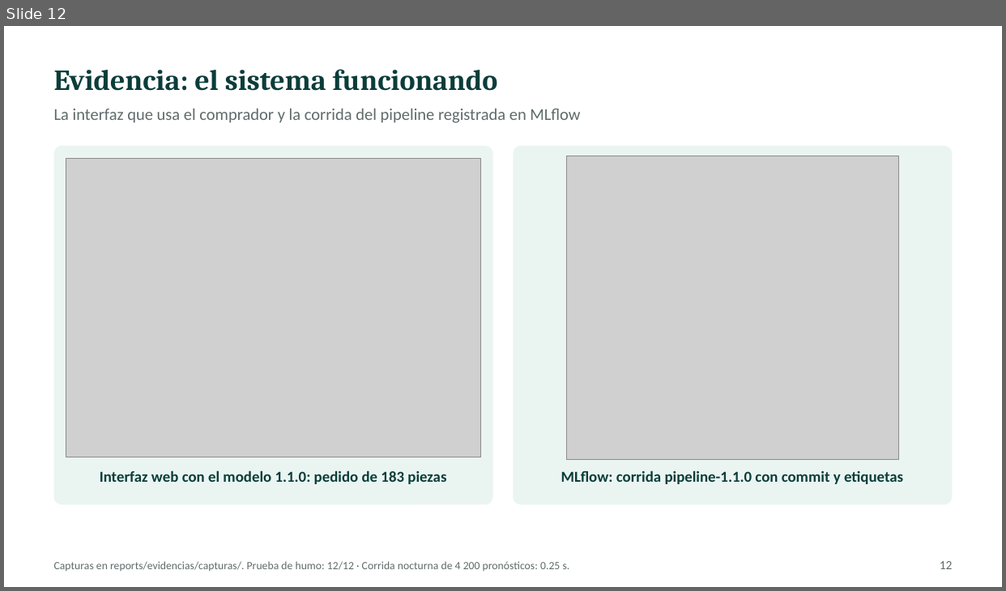
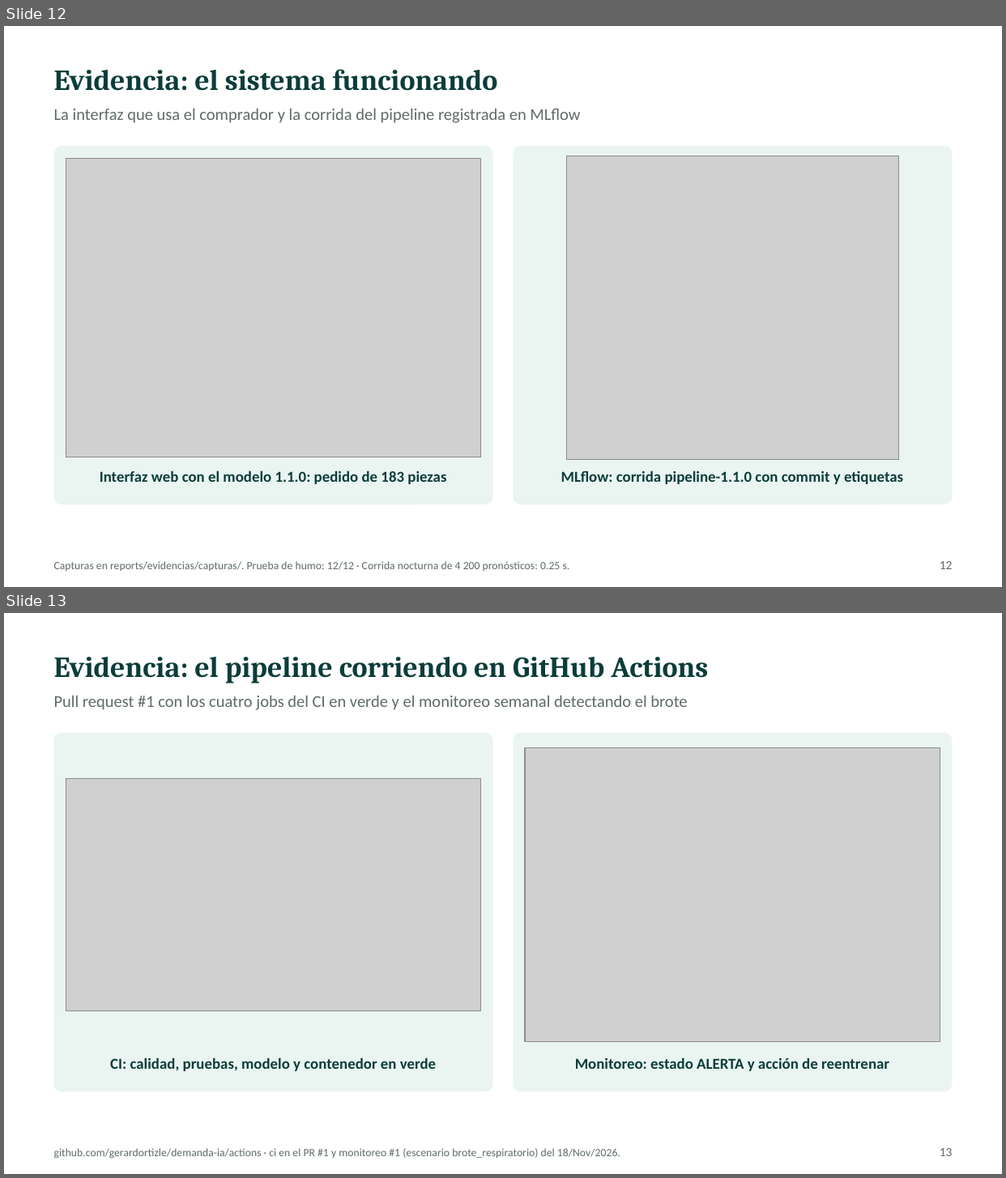
Before and after one commit to Gerardortizle/demanda-ia, a slide deck: docs/Fase III. Portfolio tecnico-estrategico DEMANDA-IA JGOL.pptx. Shown one above the other, each under a label of ours: slide 12 before the commit, slides 12 and 13 after it. The pictures are 1006x591 and 1006x1178 pixels, drawn with LibreOffice and Linux fonts; fonts in the diff are those of the drawing; grey boxes stand for pictures. Boxes give left, top, right and bottom in pixels: in the first picture for what was removed or moved away, otherwise in the second. Text is boxed around its words. In the diff, an @@ line names an element or a change of style, - is before the commit and + after.

Commit message:
Evidencias de GitHub Actions y documentos finales de la Fase III

```diff
--- a/docs/Fase III. Portfolio tecnico-estrategico DEMANDA-IA JGOL.pptx
+++ b/docs/Fase III. Portfolio tecnico-estrategico DEMANDA-IA JGOL.pptx
@@ slide 13 added at [4, 613, 1002, 1174], background #FFFFFF @@
@@ title added at [54, 657, 708, 683], 21 pt, text #0B3D3A, bold @@
+Evidencia: el pipeline corriendo en GitHub Actions
@@ text added at [54, 695, 687, 710], 12 pt, text #5F6B6A @@
+Pull request #1 con los cuatro jobs del CI en verde y el monitoreo semanal detectando el brote
@@ rounded rectangle added at [54, 733, 493, 1092], fill #EAF5F2 @@
@@ rounded rectangle added at [513, 733, 952, 1092], fill #EAF5F2 @@
@@ picture added at [525, 747, 940, 1042] @@
@@ picture added at [66, 779, 481, 1012] @@
@@ text added at [110, 1058, 436, 1071], 11 pt, text #0B3D3A, bold @@
+CI: calidad, pruebas, modelo y contenedor en verde
@@ text added at [575, 1058, 889, 1071], 11 pt, text #0B3D3A, bold @@
+Monitoreo: estado ALERTA y acción de reentrenar
@@ text added at [54, 1148, 620, 1159], 8 pt, text #5F6B6A @@
+github.com/gerardortizle/demanda-ia/actions · ci en el PR #1 y monitoreo #1 (escenario brote_respiratorio) del 18/Nov/2026.
@@ page number added at [940, 1148, 953, 1157], 9 pt, text #5F6B6A @@
+13
```
Also in this commit, not shown: 1 other slide added, 10 other files.
